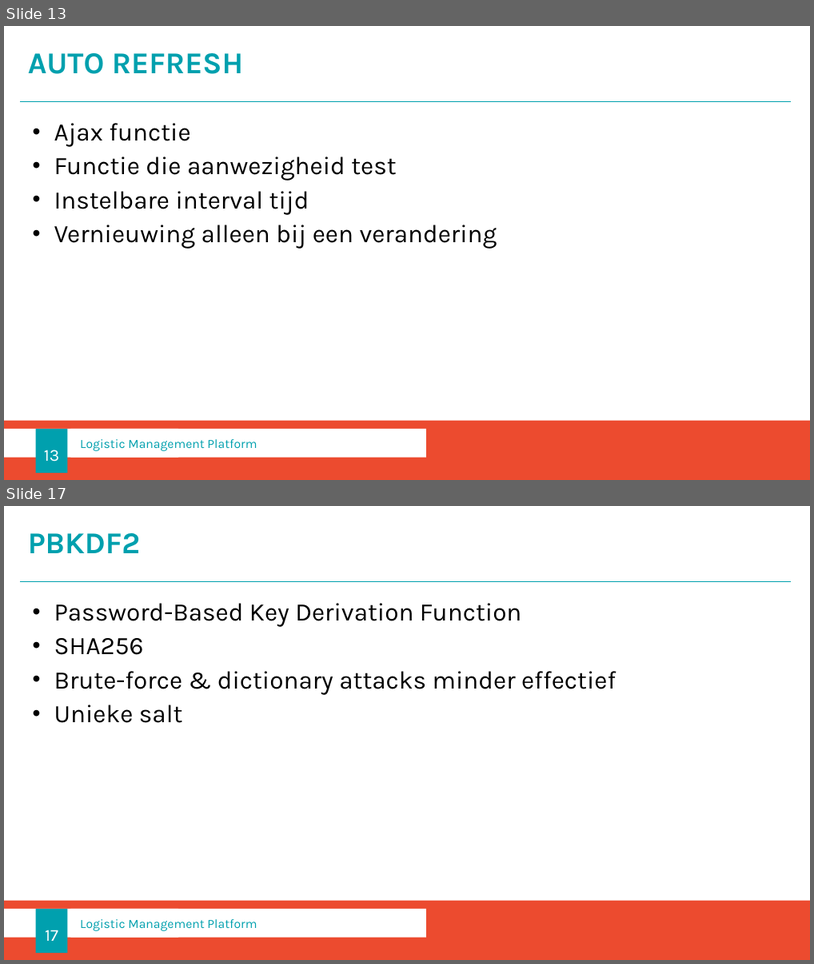
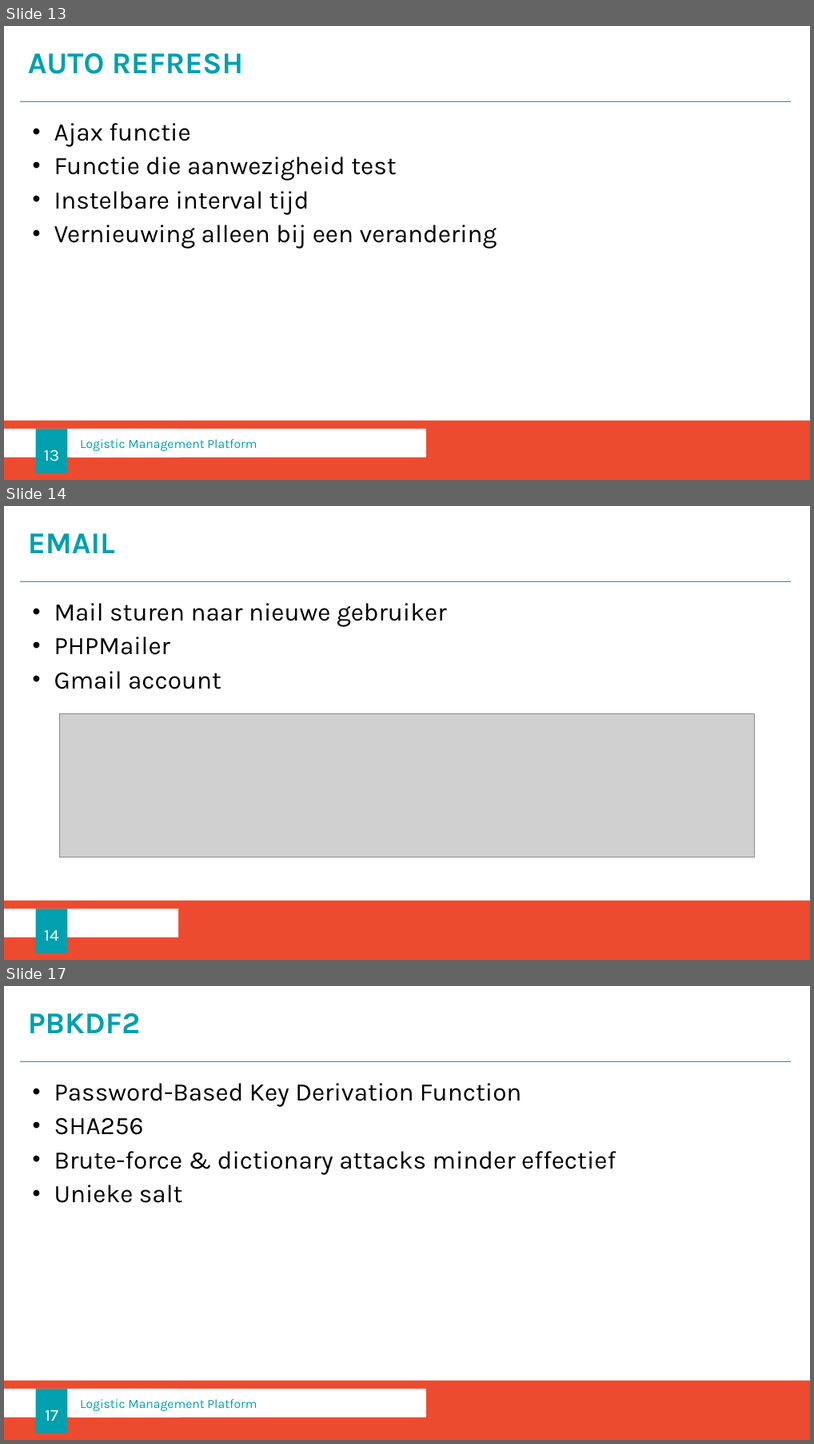
Before and after one commit to Arnonator/Documentatie_project_ni_kaput, a slide deck: Eindpresentatie_LMP.pptx. Shown one above the other, each under a label of ours: slides 13 and 17 before the commit, slides 13, 14 and 17 after it; the slides between them are not shown. The pictures are 814x964 and 814x1444 pixels, drawn with LibreOffice and Linux fonts; fonts in the diff are those of the drawing; grey boxes stand for pictures; background and template pictures are left out. Boxes give left, top, right and bottom in pixels: in the first picture for what was removed or moved away, otherwise in the second. Text is boxed around its words. In the diff, an @@ line names an element or a change of style, - is before the commit and + after.

```diff
--- a/Eindpresentatie_LMP.pptx
+++ b/Eindpresentatie_LMP.pptx
@@ slide 14 added at (x1=4, y1=506, x2=810, y2=960), background #FFFFFF; not listed: 3 template elements that a slide beside it also shows @@
@@ title added at (x1=28, y1=533, x2=115, y2=553), 36 pt, text #00A0AE, bold @@
+EMAIL
@@ text added at (x1=54, y1=603, x2=447, y2=689), 30 pt, text #000000 @@
+• Mail sturen naar nieuwe gebruiker
+• PHPMailer
+• Gmail account
@@ picture added at (x1=59, y1=714, x2=755, y2=857) @@
@@ page number added at (x1=35, y1=908, x2=67, y2=952), fill #00A0AE, 20 pt, text #FFFFFF @@
+14
```
Also in this commit, not shown: 3 slides changed, 1 other slide added, 1 slide removed.
